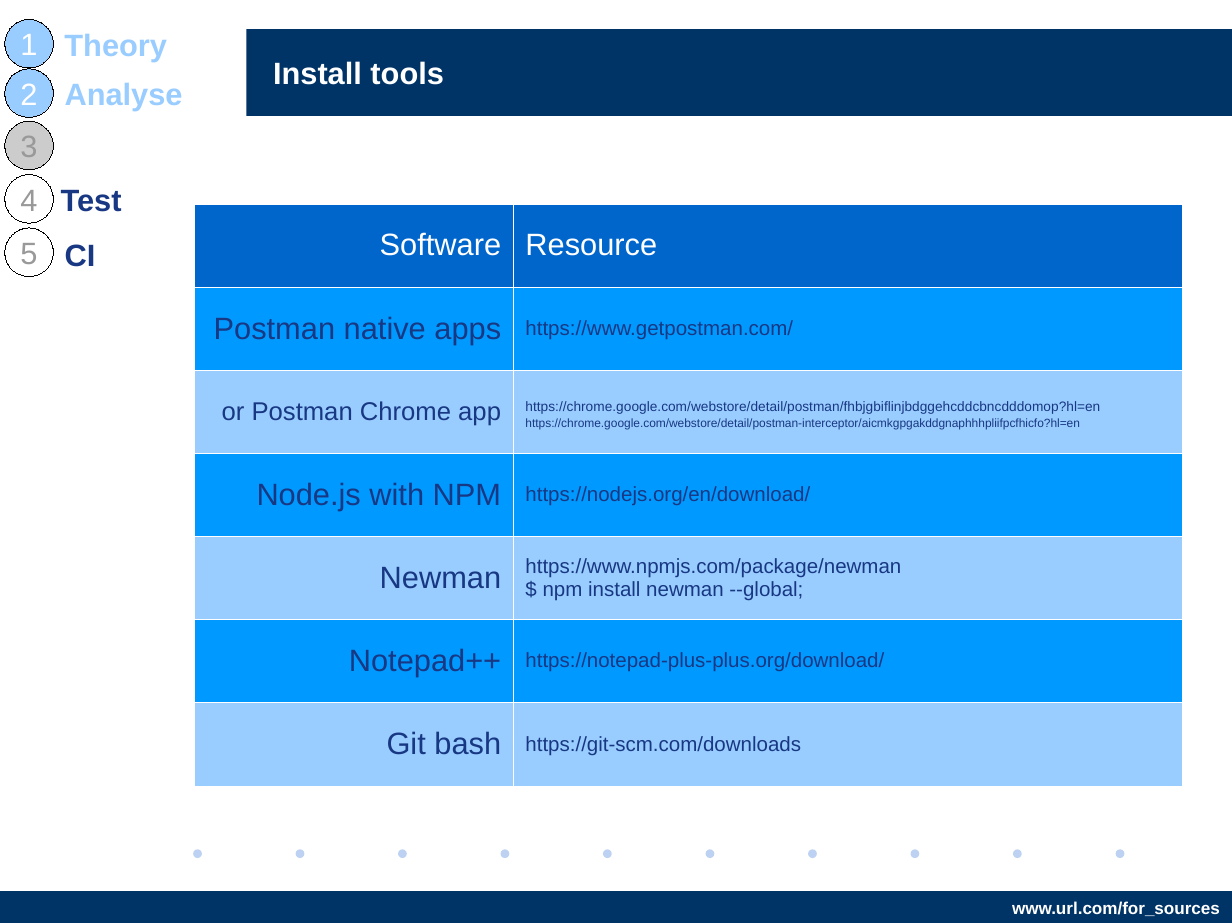
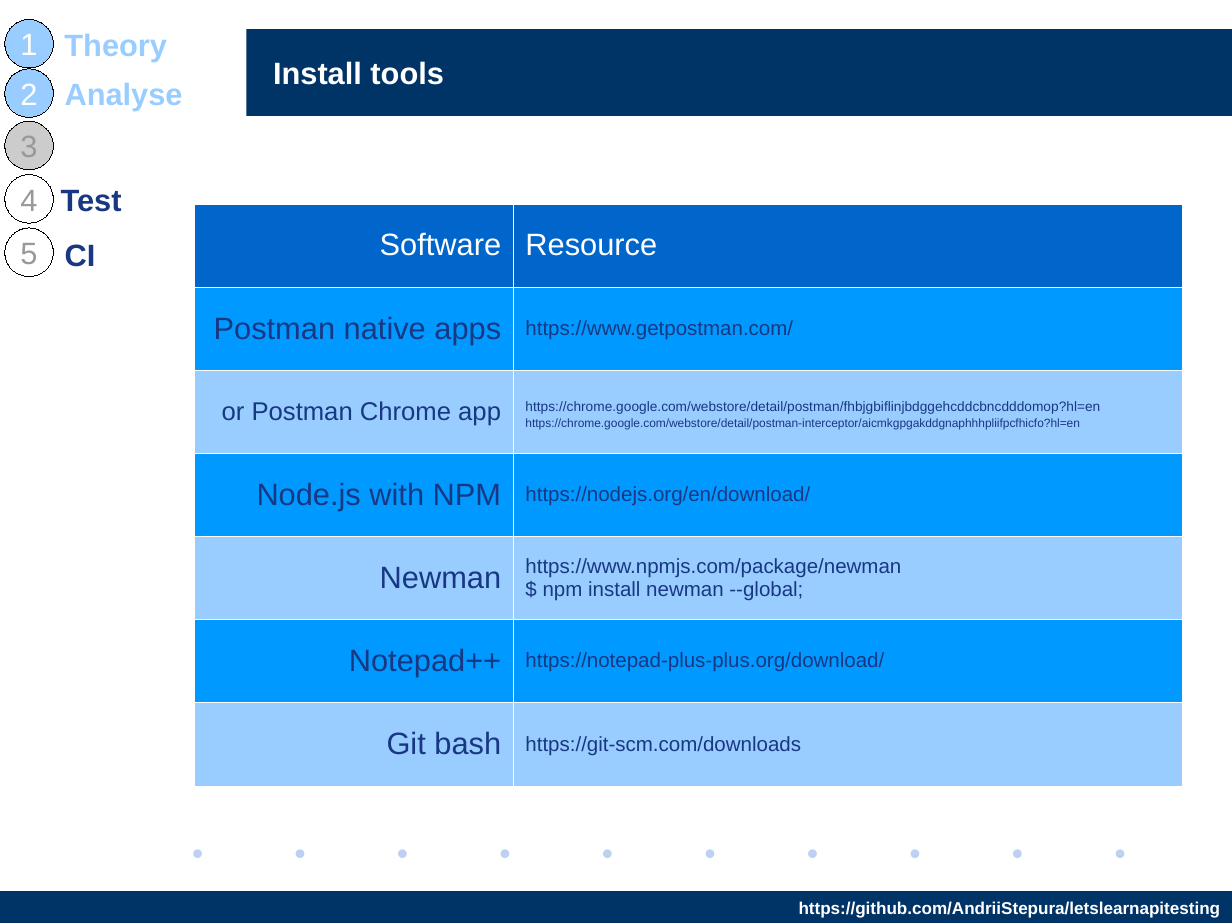
Before and after one commit to AndriiStepura/letslearnapitesting, a slide deck: slide 11 of StartTestingApiWithPostman.odp. Drawn at 1232x924 pixels with LibreOffice and Linux fonts; fonts in the diff are those of the drawing; background and template pictures are left out. Boxes give left, top, right and bottom in pixels: in the first picture for what was removed or moved away, otherwise in the second. Text is boxed around its words. In the diff, an @@ line names an element or a change of style, - is before the commit and + after.

Commit message:
Fix presentation typo

```diff
--- a/StartTestingApiWithPostman.odp
+++ b/StartTestingApiWithPostman.odp
@@ text in rectangle at [799,901,1221,918]: text changed @@
-www.url.com/for_sources
+https://github.com/AndriiStepura/letslearnapitesting
```
Also in this commit, not shown: 30 other slides changed.
